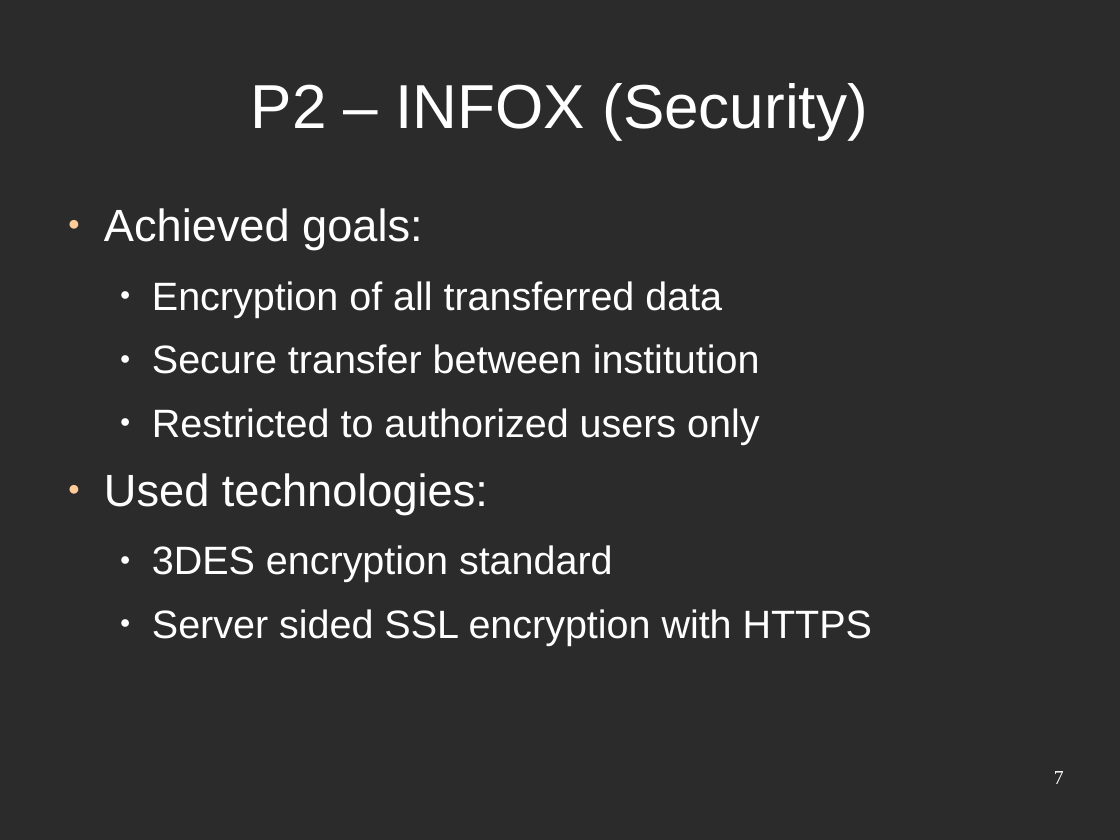
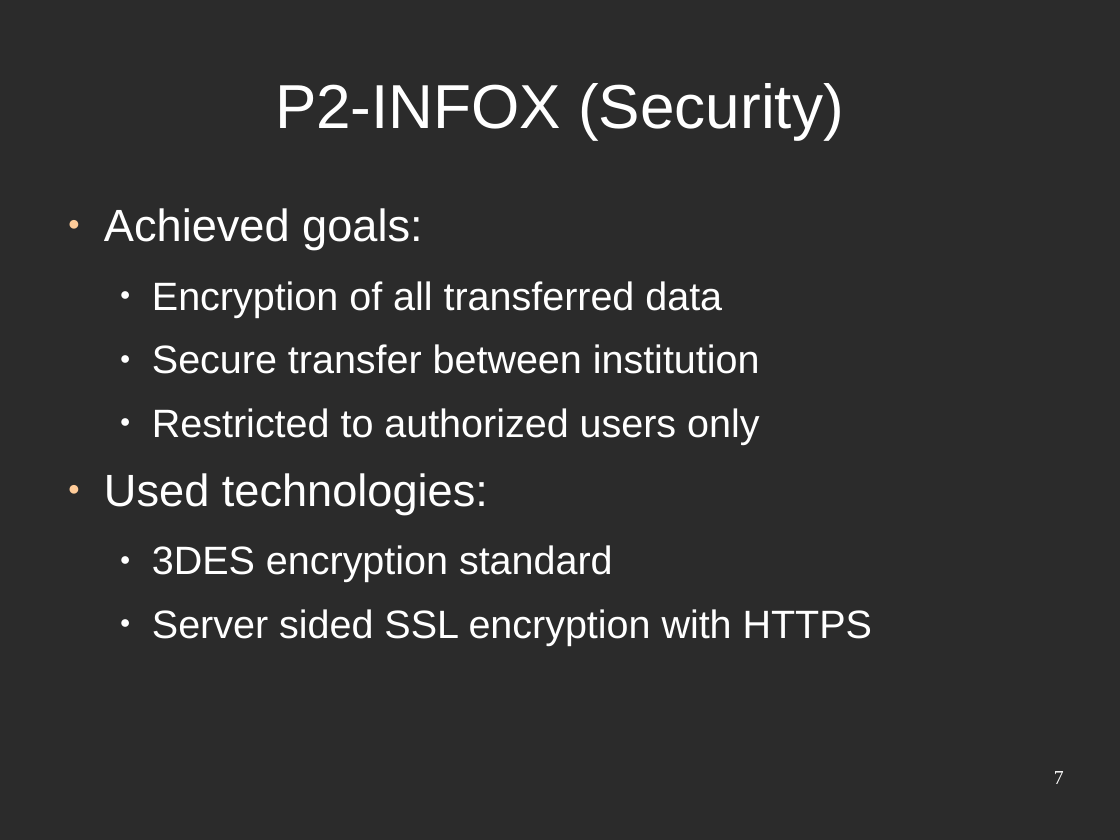
Before and after one commit to djjorjinho/mutworange_2011, a slide deck: slide 7 of documents/presentation/final_presentation.odp. Drawn at 1120x840 pixels with LibreOffice and Linux fonts; fonts in the diff are those of the drawing; background and template pictures are left out; a plain dark background stands for a picture behind light text. Boxes give left, top, right and bottom in pixels: in the first picture for what was removed or moved away, otherwise in the second. Text is boxed around its words. In the diff, an @@ line names an element or a change of style, - is before the commit and + after.

```diff
--- a/documents/presentation/final_presentation.odp
+++ b/documents/presentation/final_presentation.odp
@@ title at box(275, 83, 843, 139): text changed @@
-P2 – INFOX (Security)
+P2-INFOX (Security)
```
Also in this commit, not shown: 17 other slides changed.
